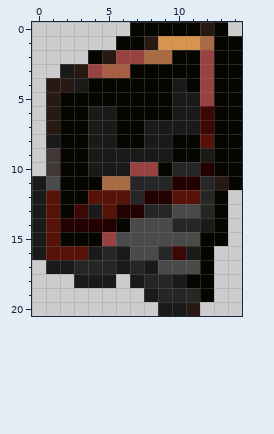
Pixel-art sprite, stored at Items/Weapons/Mage/BurnedCarianTome.png. That is the earlier state.
The file is 30x42 pixels, drawn in blocks of 2x2; one block is one cell here. Colours within 5 levels of each other are drawn and written as one.
The same view after the edit:
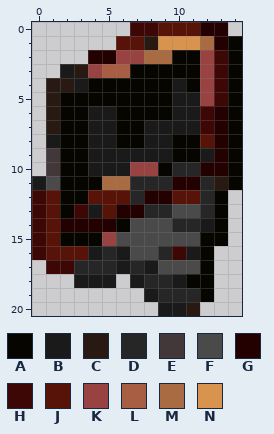
Palette (. is transparent): A #070500  B #1a1a1a  C #281912  D #262626  E #423739  F #4a4a4a  G #240101  H #3c0705  J #571307  K #984242  L #a85e42  M #a86b42  N #d8944e
Edits made:
Colour G replaces colour A in rows 0 to 1 at x 13; in row 2 at x 4; in rows 6 to 10 at x 13.
Colour G replaces colour C in row 0 at x 12; in row 2 at x 5.
Colour H replaces colour A in row 0 at x 7 to 8; in rows 2 to 5 at x 13.
Colour H replaces colour B in rows 12 to 16 at x 0; in row 17 at x 1 to 2.
Colour J replaces colour A in row 0 at x 9 to 11; in row 1 at x 6 to 7.
